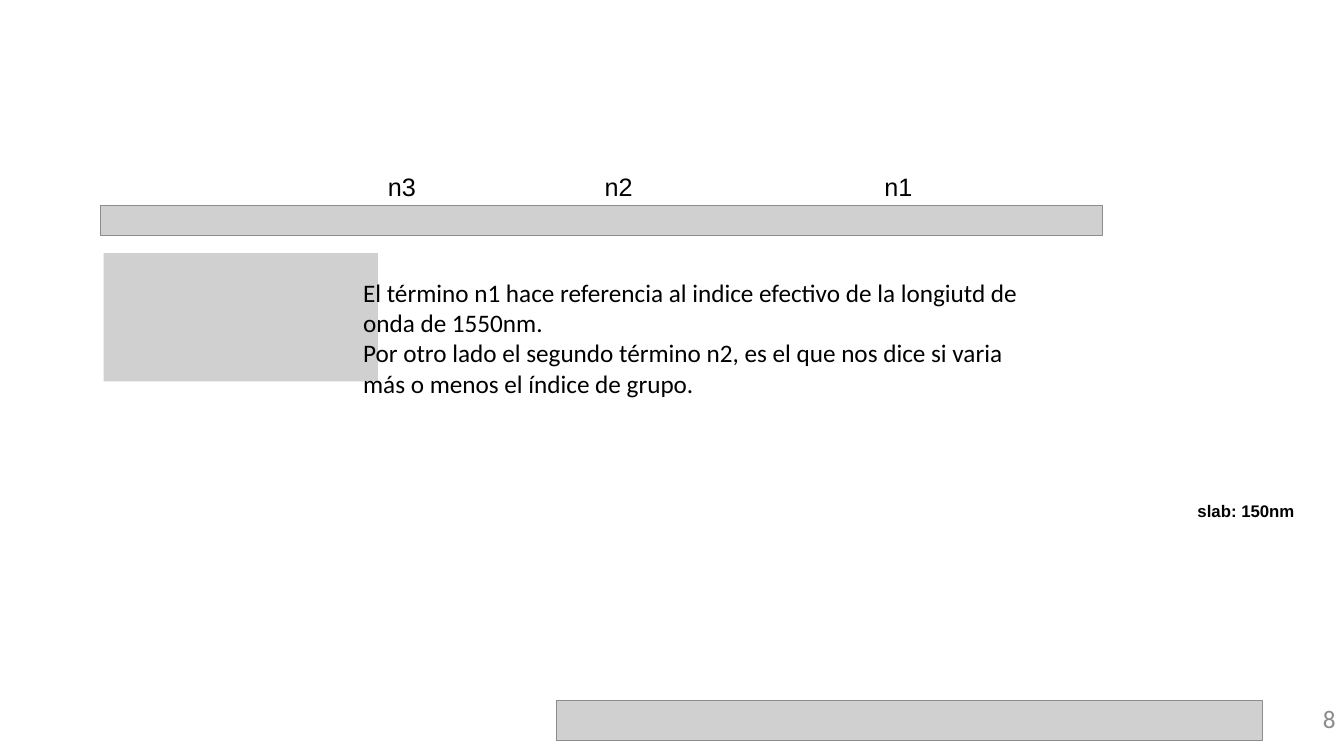
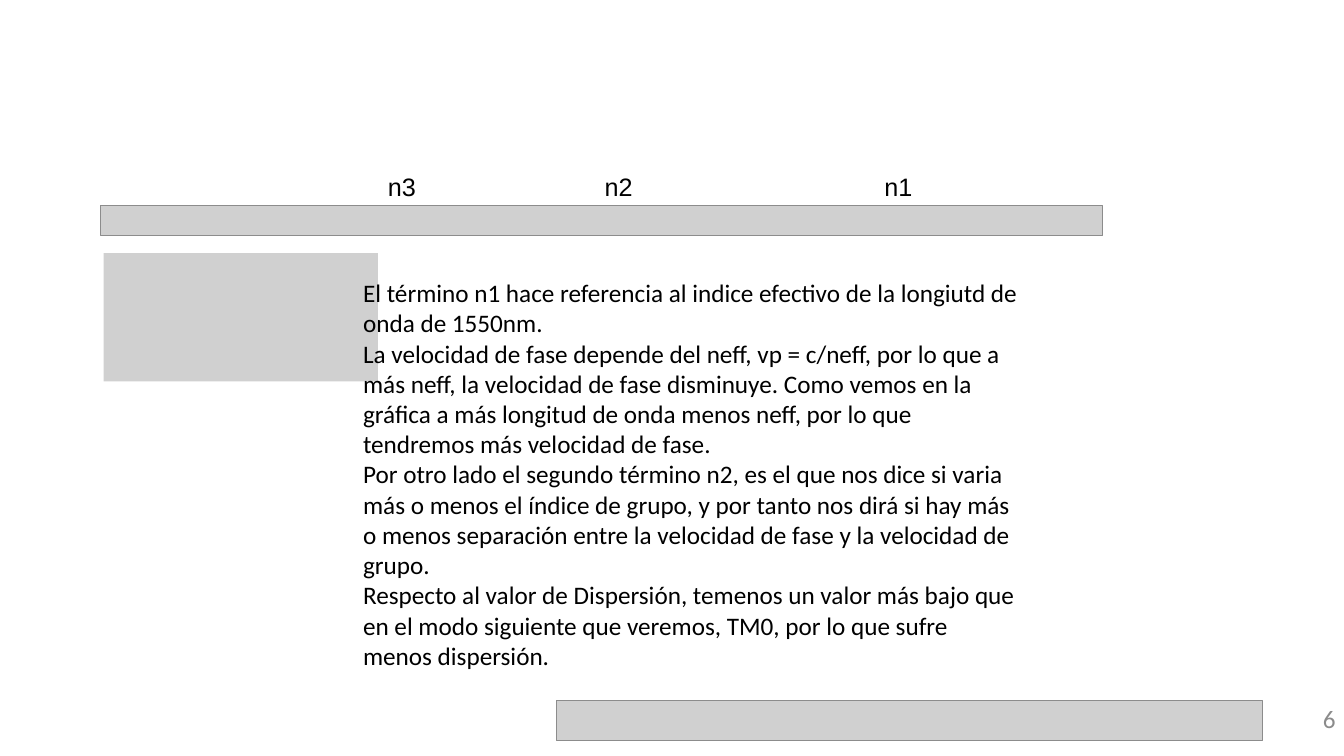
Before and after one commit to RobertoFernandezSevilla/pic-upv-lab1, a slide deck: slide 6 of LabBook_10.pptx (slide 8 before the commit). Drawn at 1344x756 pixels with LibreOffice and Linux fonts; fonts in the diff are those of the drawing; grey boxes stand for pictures; background and template pictures are left out. Boxes give left, top, right and bottom in pixels: in the first picture for what was removed or moved away, otherwise in the second. Text is boxed around its words. In the diff, an @@ line names an element or a change of style, - is before the commit and + after.

```diff
--- a/LabBook_10.pptx
+++ b/LabBook_10.pptx
@@ text at (363, 342, 1014, 669): text changed @@
-Por otro lado el segundo término n2, es el que nos dice si varia más o menos el índice de grupo.
+La velocidad de fase depende del neff, vp = c/neff, por lo que a más neff, la velocidad de fase disminuye. Como vemos en la gráfica a más longitud de onda menos neff, por lo que tendremos más velocidad de fase.
+Por otro lado el segundo término n2, es el que nos dice si varia más o menos el índice de grupo, y por tanto nos dirá si hay más o menos separación entre la velocidad de fase y la velocidad de grupo.
+Respecto al valor de Dispersión, temenos un valor más bajo que en el modo siguiente que veremos, TM0, por lo que sufre menos dispersión.
@@ text removed at (1197, 505, 1294, 517) @@
-slab: 150nm
@@ page number at (1323, 711, 1336, 728): text changed @@
-8
+6
```
Also in this commit, not shown: 9 other slides changed, 4 slides removed, 1 other file.
